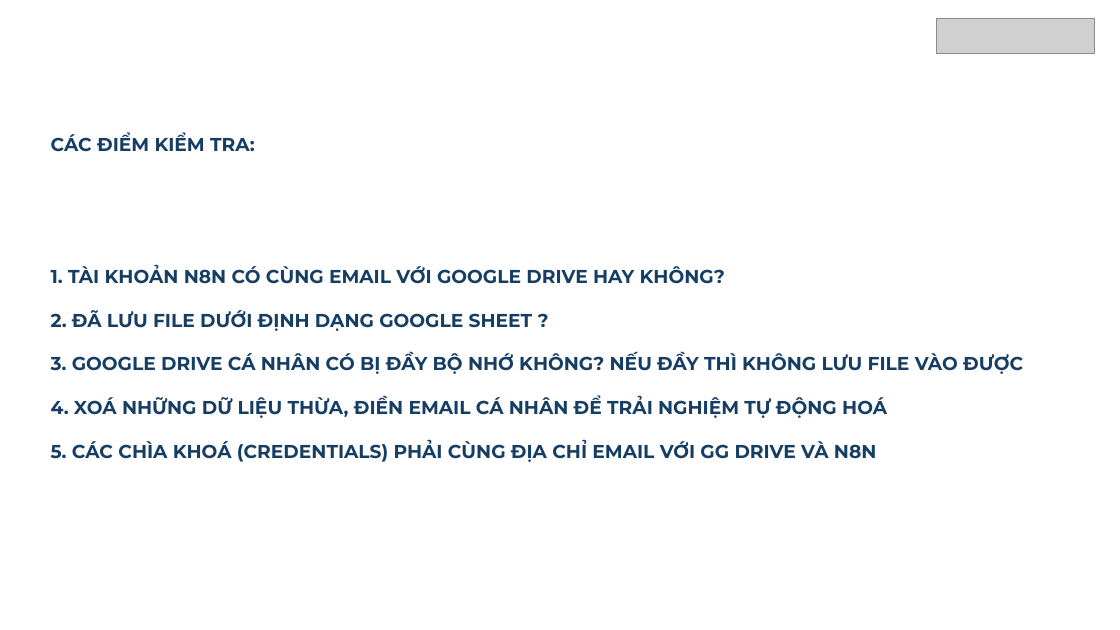
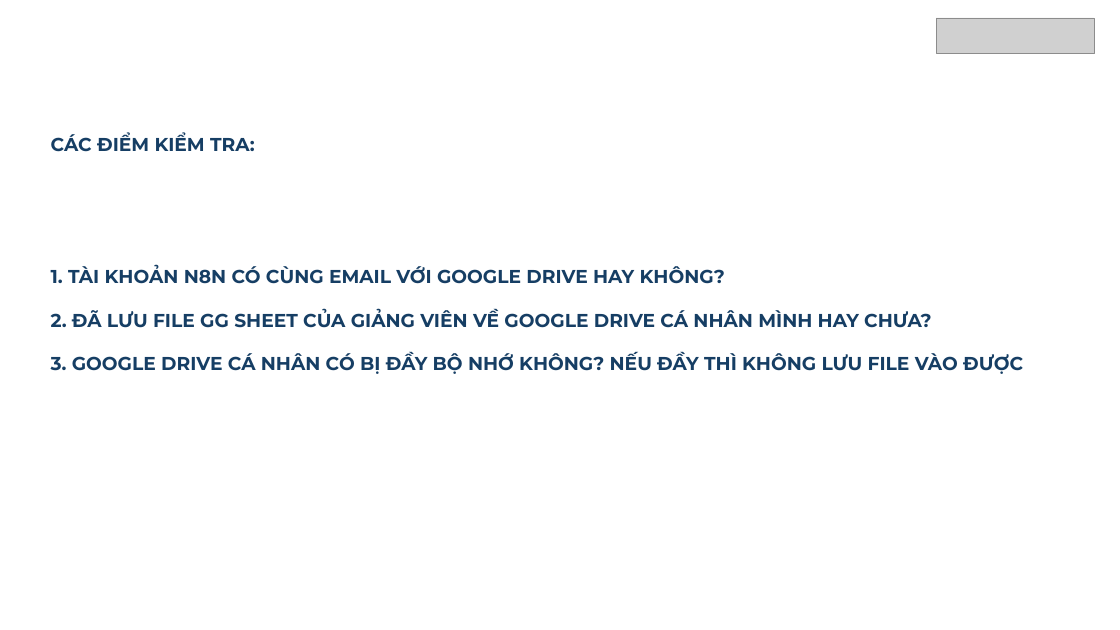
Before and after one commit to alobase-org/hocvien_k1_aiautomation, a slide deck: slide 53 of 02-advanced-automation/K1-B2-AIAT.pptx (slide 55 before the commit). Drawn at 1120x630 pixels with LibreOffice and Linux fonts; fonts in the diff are those of the drawing; grey boxes stand for pictures. Boxes give left, top, right and bottom in pixels: in the first picture for what was removed or moved away, otherwise in the second. Text is boxed around its words. In the diff, an @@ line names an element or a change of style, - is before the commit and + after.

```diff
--- a/02-advanced-automation/K1-B2-AIAT.pptx
+++ b/02-advanced-automation/K1-B2-AIAT.pptx
@@ text at (x1=51, y1=133, x2=1023, y2=374): text changed @@
-CÁC ĐIỂM KIỂM TRA:
-1. TÀI KHOẢN N8N CÓ CÙNG EMAIL VỚI GOOGLE DRIVE HAY KHÔNG?
-2. ĐÃ LƯU FILE DƯỚI ĐỊNH DẠNG GOOGLE SHEET ?
-3. GOOGLE DRIVE CÁ NHÂN CÓ BỊ ĐẦY BỘ NHỚ KHÔNG? NẾU ĐẦY THÌ KHÔNG LƯU FILE VÀO ĐƯỢC
-4. XOÁ NHỮNG DỮ LIỆU THỪA, ĐIỀN EMAIL CÁ NHÂN ĐỂ TRẢI NGHIỆM TỰ ĐỘNG HOÁ
-5. CÁC CHÌA KHOÁ (CREDENTIALS) PHẢI CÙNG ĐỊA CHỈ EMAIL VỚI GG DRIVE VÀ N8N
+CÁC ĐIỂM KIỂM TRA:
+1. TÀI KHOẢN N8N CÓ CÙNG EMAIL VỚI GOOGLE DRIVE HAY KHÔNG?
+2. ĐÃ LƯU FILE GG SHEET CỦA GIẢNG VIÊN VỀ GOOGLE DRIVE CÁ NHÂN MÌNH HAY CHƯA?
+3. GOOGLE DRIVE CÁ NHÂN CÓ BỊ ĐẦY BỘ NHỚ KHÔNG? NẾU ĐẦY THÌ KHÔNG LƯU FILE VÀO ĐƯỢC
```
Also in this commit, not shown: 4 other slides changed, 3 slides removed, 13 other files.
